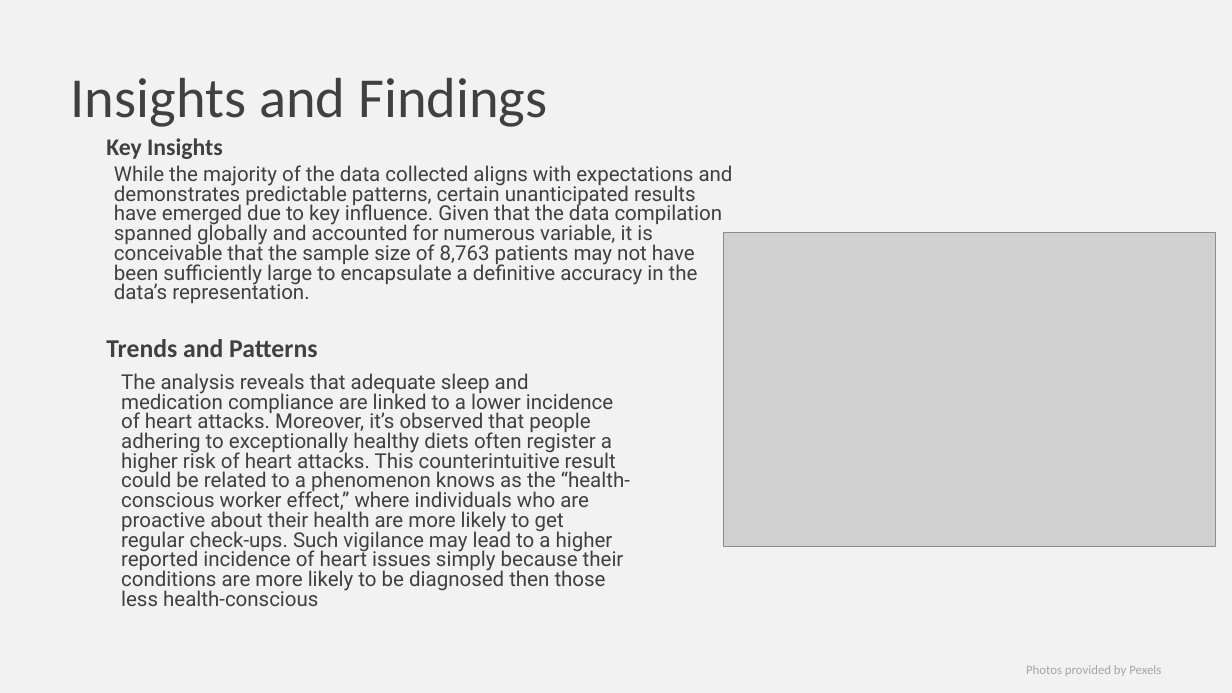
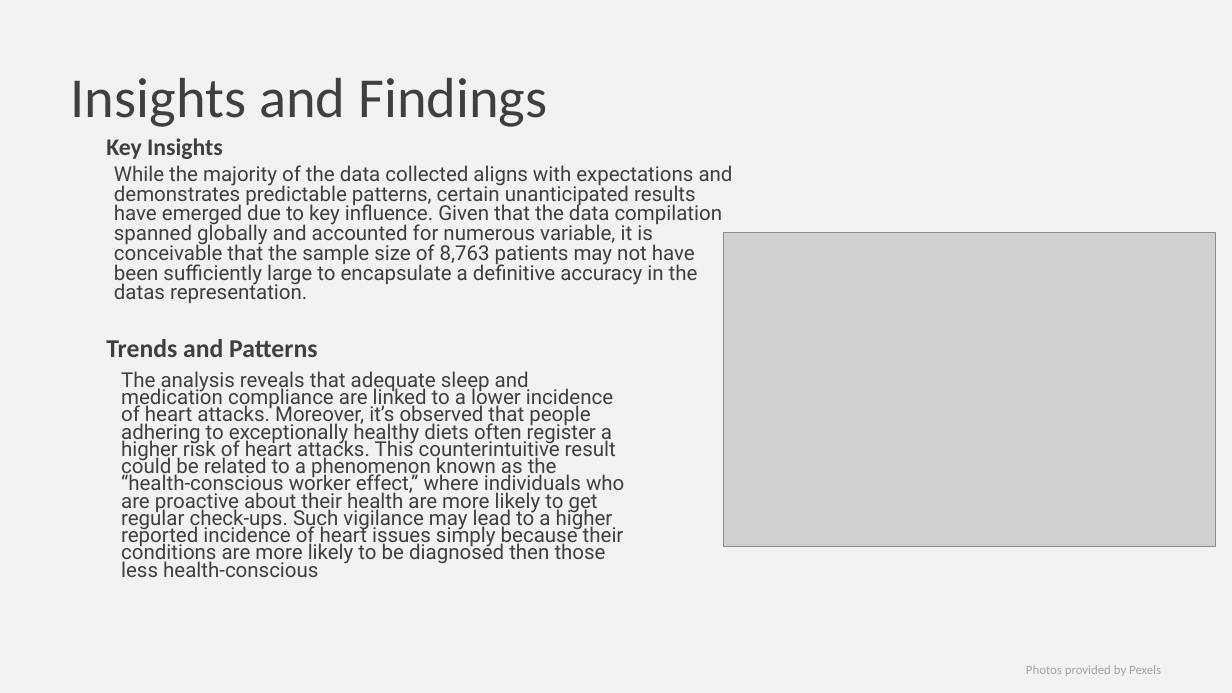
Before and after one commit to Arnawutu/Project4Group7, a slide deck: slide 11 of Heart_Risk_Data_Analysis_Project_4.pptx (slide 8 before the commit). Drawn at 1232x693 pixels with LibreOffice and Linux fonts; fonts in the diff are those of the drawing; grey boxes stand for pictures. Boxes give left, top, right and bottom in pixels: in the first picture for what was removed or moved away, otherwise in the second. Text is boxed around its words. In the diff, an @@ line names an element or a change of style, - is before the commit and + after.

Commit message:
ppt

```diff
--- a/Heart_Risk_Data_Analysis_Project_4.pptx
+++ b/Heart_Risk_Data_Analysis_Project_4.pptx
@@ text at (114, 165, 733, 303): text changed; text colour #404040 to #3F3F3F @@
-While the majority of the data collected aligns with expectations and demonstrates predictable patterns, certain unanticipated results have emerged due to key influence. Given that the data compilation spanned globally and accounted for numerous variable, it is conceivable that the sample size of 8,763 patients may not have been sufficiently large to encapsulate a definitive accuracy in the data’s representation.
+While the majority of the data collected aligns with expectations and demonstrates predictable patterns, certain unanticipated results have emerged due to key influence. Given that the data compilation spanned globally and accounted for numerous variable, it is conceivable that the sample size of 8,763 patients may not have been sufficiently large to encapsulate a definitive accuracy in the datas representation.
@@ text at (121, 371, 624, 577): text changed; text colour #404040 to #3F3F3F @@
-The analysis reveals that adequate sleep and medication compliance are linked to a lower incidence of heart attacks. Moreover, it’s observed that people adhering to exceptionally healthy diets often register a higher risk of heart attacks. This counterintuitive result could be related to a phenomenon knows as the “health-conscious worker effect,” where individuals who are proactive about their health are more likely to get regular check-ups. Such vigilance may lead to a higher reported incidence of heart issues simply because their conditions are more likely to be diagnosed then those less health-conscious
+The analysis reveals that adequate sleep and medication compliance are linked to a lower incidence of heart attacks. Moreover, it’s observed that people adhering to exceptionally healthy diets often register a higher risk of heart attacks. This counterintuitive result could be related to a phenomenon known as the “health-conscious worker effect,” where individuals who are proactive about their health are more likely to get regular check-ups. Such vigilance may lead to a higher reported incidence of heart issues simply because their conditions are more likely to be diagnosed then those less health-conscious
```
Also in this commit, not shown: 8 other slides changed, 3 slides added, 2 slides removed.
